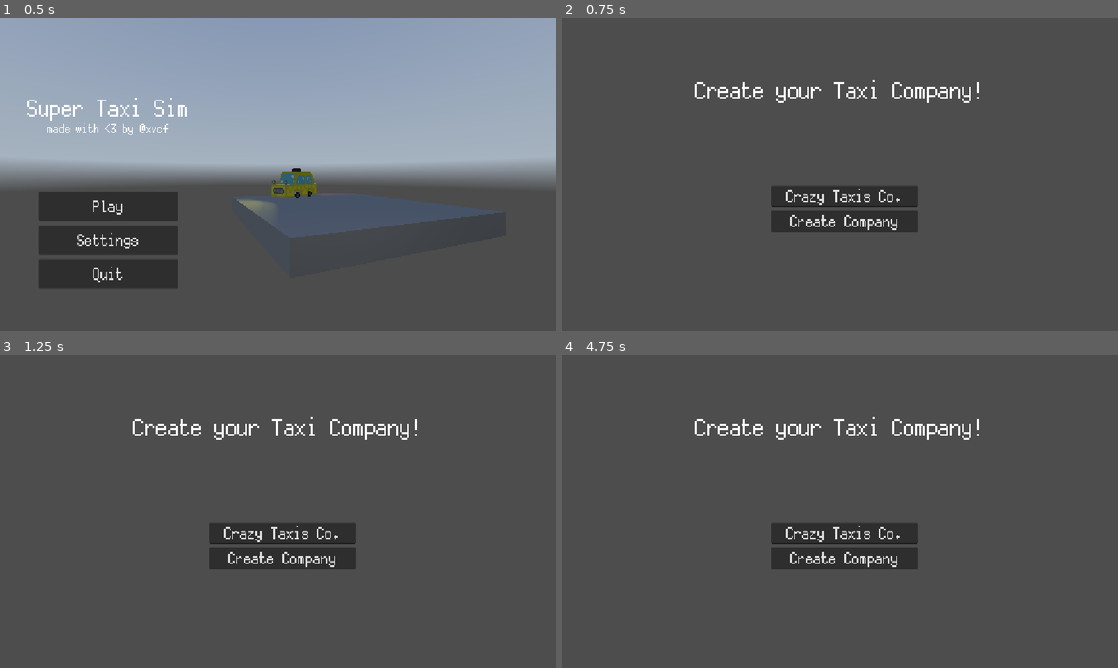
Above: before the commit, frames 1-4 (two rows, left to right).
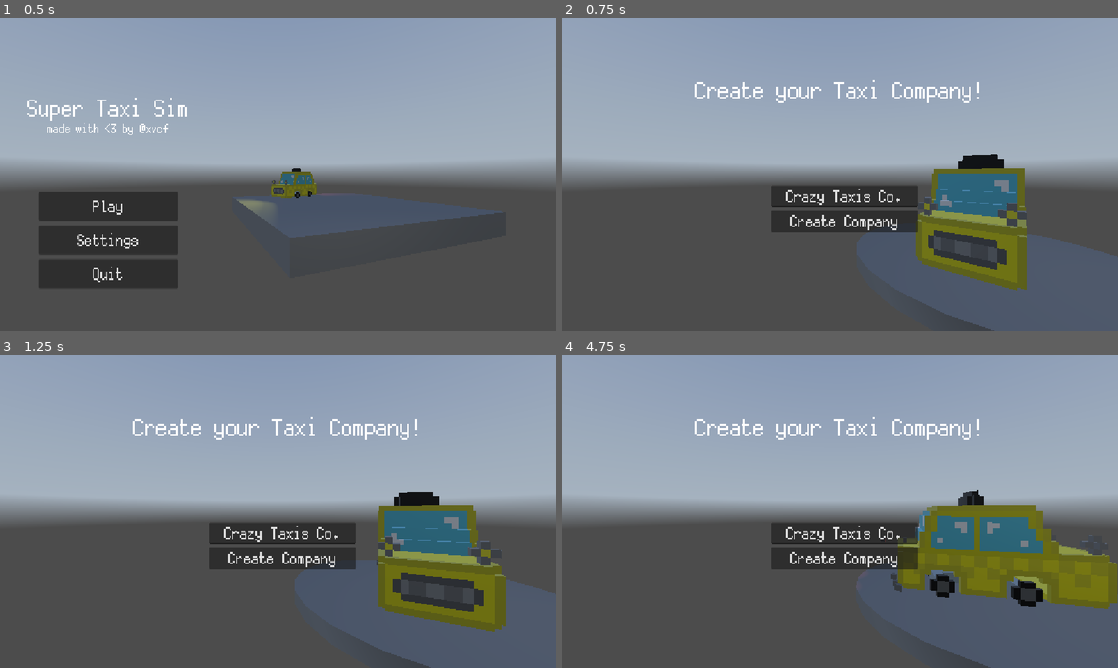
Above: after the commit, the same moments.

Repository: RafaeloxMC/super-taxi-sim
Game: Godot game, scene res://scenes/ui/main_menu.tscn
Two runs of this game, one before a commit and one after it. Both use one fixed random seed, a clock stepped at 60 frames per second and the inputs below. A sky picture missing from this copy of the repository is replaced by a grey-blue gradient.
Inputs:
- Up to frame 1 (0.5 s): no input
- Up to frame 2 (0.75 s): click "Play" at 0.5 s
- Up to frame 3 (1.25 s): no input
- Up to frame 4 (4.75 s): tap Enter at 1.25 s; hold D (steer_right) 1.28-2.03 s; tap Q (phone) at 1.35, 3.6 s; hold S (brake) 2.03-2.78 s; tap Alt at 2.1, 4.35 s; hold D (steer_right) 2.78-3.53 s; tap Shift at 2.85 s; hold W (accelerate) 3.53-4.28 s; hold A (steer_left) from 4.28 s (still down)

Frame 1 is identical in both runs. In frame 2, 66% of the frame differs, in the area x 0-100%, y 0-100%; in frame 3, 66%; in frame 4, 69%.

Commit message:
Update company creation screen

Diff:
--- a/scenes/ui/company_creation.tscn
+++ b/scenes/ui/company_creation.tscn
@@ -1,7 +1,10 @@
-[gd_scene load_steps=3 format=3 uid="uid://dl5e7qunpuvdf"]
+[gd_scene load_steps=6 format=3 uid="uid://dl5e7qunpuvdf"]
 
 [ext_resource type="Script" uid="uid://dyhe42c5qtbo5" path="res://scripts/ui/company_creation.gd" id="1_tepb5"]
 [ext_resource type="Theme" uid="uid://nfbuw1d6mf3f" path="res://assets/themes/ui.tres" id="2_vb8o8"]
+[ext_resource type="Script" uid="uid://c20sexkrk3e77" path="res://scripts/world/display_area.gd" id="3_2ocxq"]
+[ext_resource type="PackedScene" uid="uid://8wv5dau7tb2h" path="res://scenes/taxi.tscn" id="3_8k5c7"]
+[ext_resource type="Environment" uid="uid://dkygvks1nh6en" path="res://assets/world/world.tres" id="4_c7htq"]
 
 [node name="Company Creation" type="Control"]
 layout_mode = 3
@@ -57,5 +60,28 @@
 theme_override_font_sizes/font_size = 48
 text = "Create your Taxi Company!"
 
+[node name="3D Container" type="Node3D" parent="."]
+
+[node name="CSGCylinder3D" type="CSGCylinder3D" parent="3D Container"]
+use_collision = true
+radius = 2.5283203
+height = 0.26965332
+sides = 24
+script = ExtResource("3_2ocxq")
+
+[node name="Taxi" parent="3D Container/CSGCylinder3D" instance=ExtResource("3_8k5c7")]
+transform = Transform3D(1, 0, 0, 0, 1, 0, 0, 0, 1, 0, 0.11, 0)
+
+[node name="Camera3D" type="Camera3D" parent="3D Container"]
+transform = Transform3D(0.69691485, 0, 0.71715397, 0, 1, 0, -0.71715397, 0, 0.69691485, 1.0287051, 1.7222168, 4.9962425)
+current = true
+
+[node name="SpotLight3D" type="SpotLight3D" parent="3D Container"]
+transform = Transform3D(0.10411176, -0.30720565, 0.945931, 1.2406024e-08, 0.9510997, 0.30888423, -0.99456567, -0.03215847, 0.09902066, 6.4733477, 4.9328713, 0.7615409)
+spot_range = 12.155
+
+[node name="WorldEnvironment" type="WorldEnvironment" parent="3D Container"]
+environment = ExtResource("4_c7htq")
+
 [connection signal="text_changed" from="LineEdit" to="." method="_on_line_edit_text_changed"]
 [connection signal="pressed" from="Button" to="." method="_on_button_pressed"]
--- /dev/null
+++ b/scripts/world/display_area.gd
@@ -0,0 +1,6 @@
+extends CSGCylinder3D
+
+@export var turn_speed: float = 0.5
+
+func _process(delta: float) -> void:
+	self.rotate_y(turn_speed * delta)
Not shown, added: scripts/world/display_area.gd.uid
